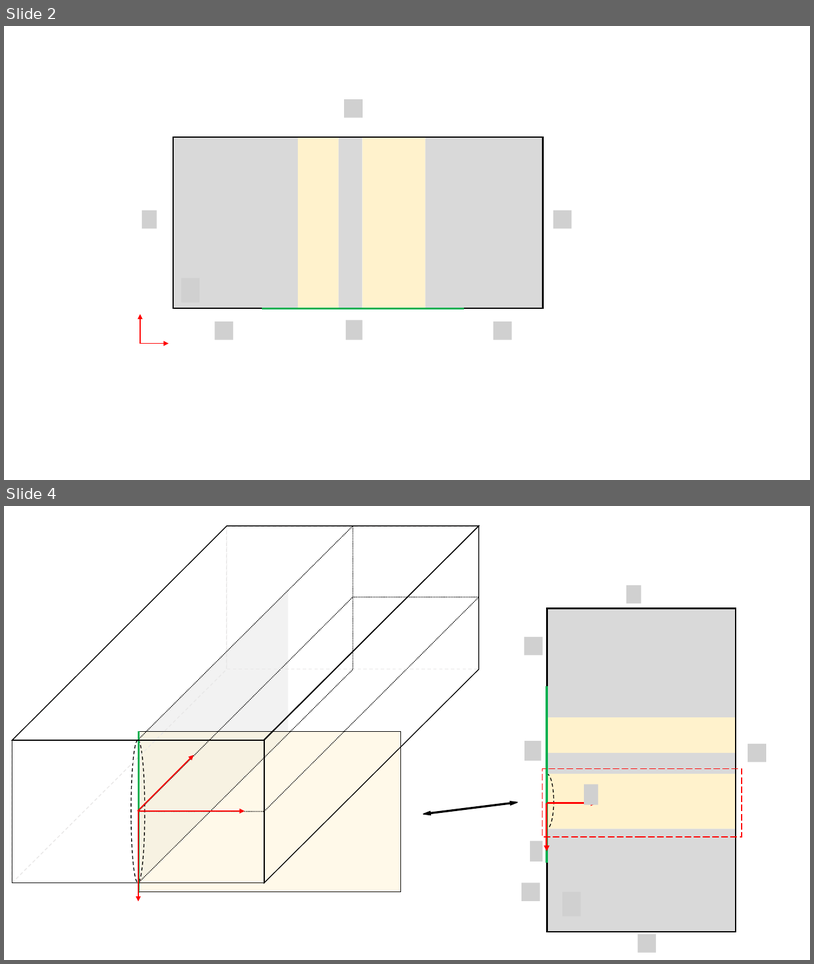
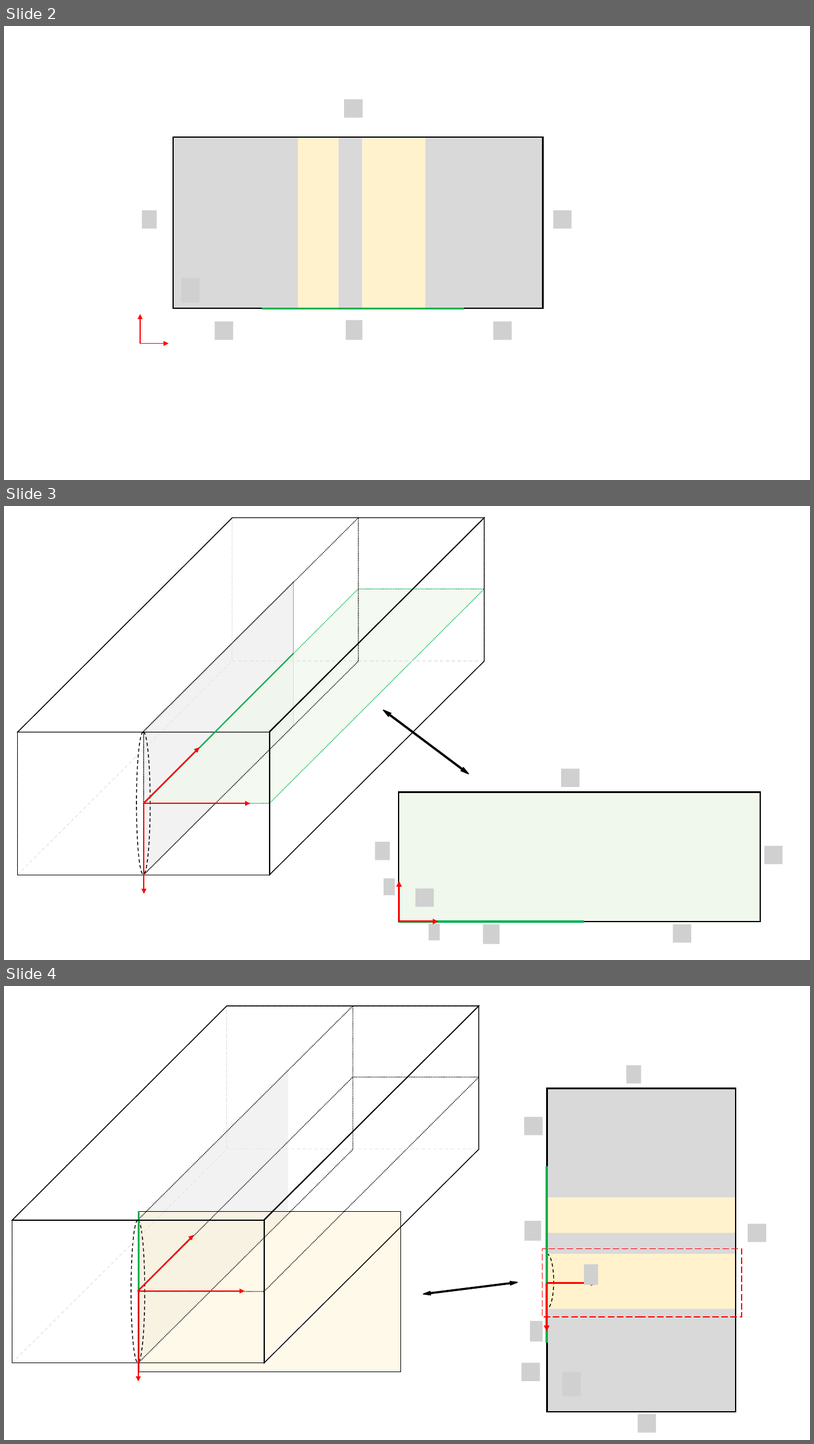
Before and after one commit to Ivashchenkospb/Diploma, a slide deck: Illustrations.pptx. Shown one above the other, each under a label of ours: slides 2 and 4 before the commit, slides 2, 3 and 4 after it; the slides between them are not shown. The pictures are 814x964 and 814x1444 pixels, drawn with LibreOffice and Linux fonts; fonts in the diff are those of the drawing; grey boxes stand for pictures; background and template pictures are left out. Boxes give left, top, right and bottom in pixels: in the first picture for what was removed or moved away, otherwise in the second. Text is boxed around its words. In the diff, an @@ line names an element or a change of style, - is before the commit and + after.

```diff
--- a/Illustrations.pptx
+++ b/Illustrations.pptx
@@ slide 3 added at <box>4,506,810,960</box>, background #FFFFFF @@
@@ left right arrow added at <box>383,708,471,775</box>, fill #000000, outline #000000 1 pt @@
@@ group added at <box>17,517,485,894</box>: 6 parallelograms, 3 arrows, 2 rectangles, 1 ellipse, 1 line @@
@@ group added at <box>375,769,783,944</box>: 8 pictures, 2 arrows, 1 rectangle, 1 line @@
```
Also in this commit, not shown: 1 other slide added, 2 slides removed, 2 other files.
